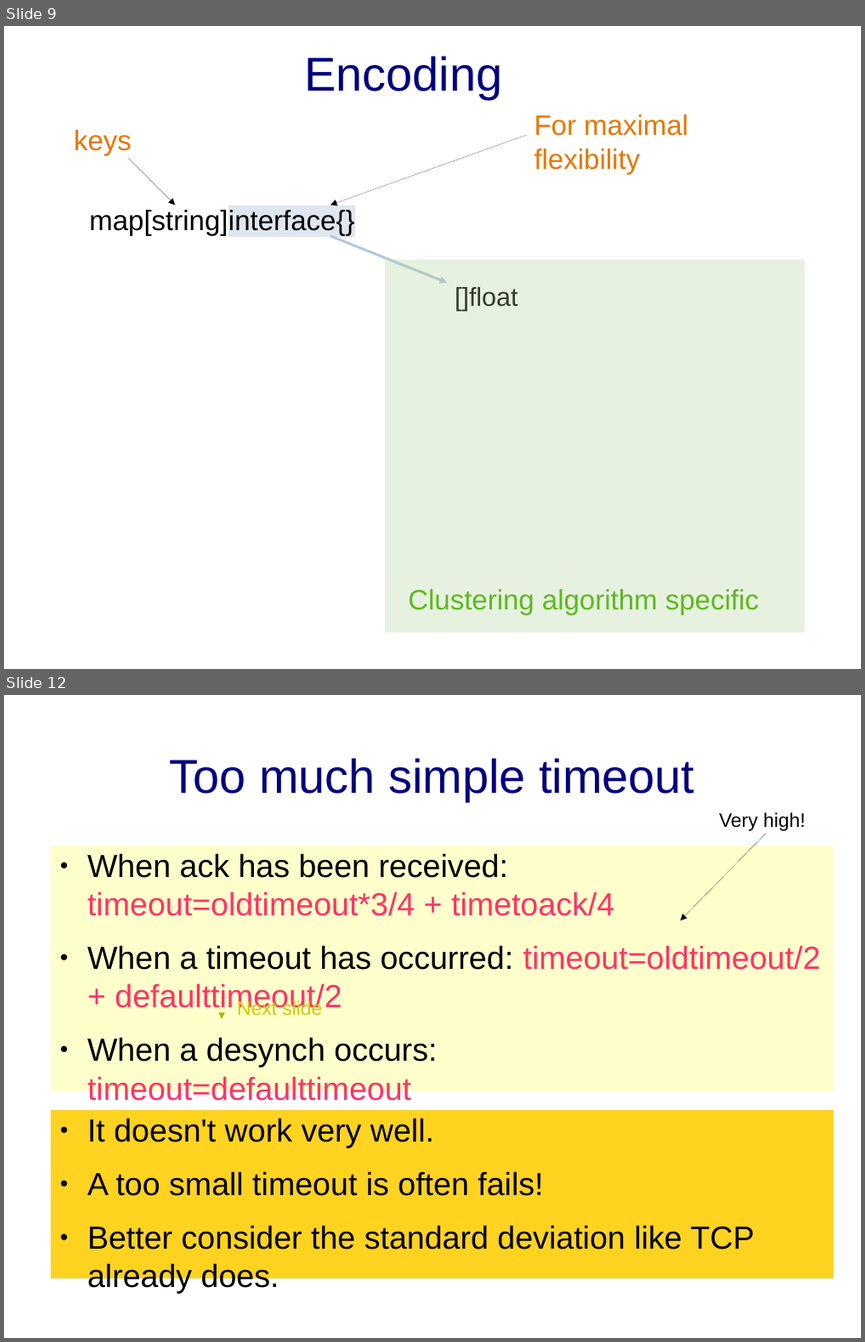
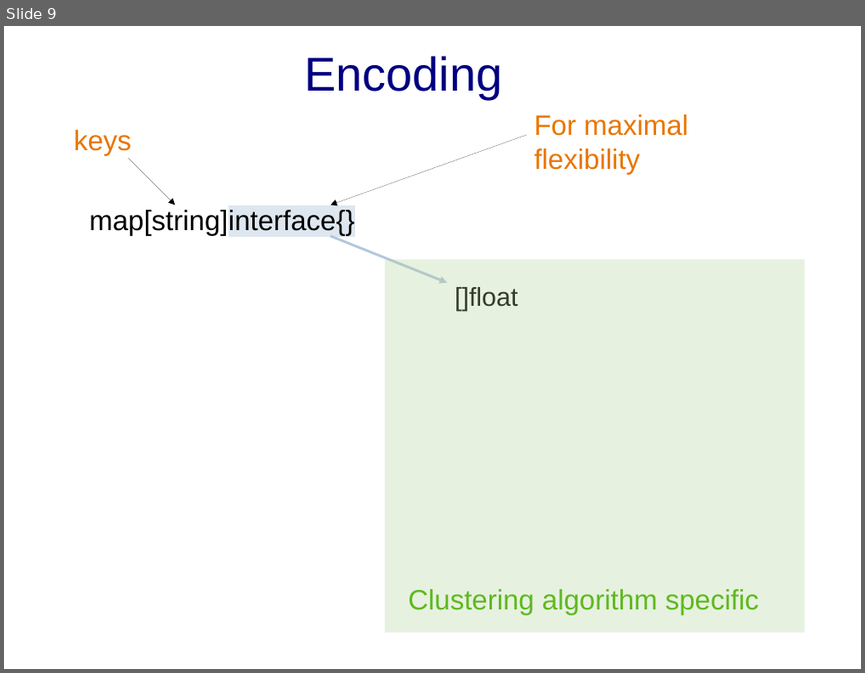
Before and after one commit to sgaragagghu/sdcc-documentazione, a slide deck: to_delete/presentazione.odp. Shown one above the other, each under a label of ours: slides 9 and 12 before the commit, slide 9 after it; the slides between them are not shown. The pictures are 865x1342 and 865x673 pixels, drawn with LibreOffice and Linux fonts; fonts in the diff are those of the drawing. Boxes give left, top, right and bottom in pixels: in the first picture for what was removed or moved away, otherwise in the second. Text is boxed around its words. In the diff, an @@ line names an element or a change of style, - is before the commit and + after.

```diff
--- a/to_delete/presentazione.odp
+++ b/to_delete/presentazione.odp
@@ slide 12 removed at (x1=4, y1=695, x2=861, y2=1338), background #FFFFFF @@
@@ title removed at (x1=170, y1=758, x2=694, y2=801) @@
-Too much simple timeout
@@ text removed at (x1=719, y1=812, x2=806, y2=831) @@
-Very high!
@@ text removed at (x1=51, y1=845, x2=834, y2=1091) @@
-● When ack has been received: timeout=oldtimeout*3/4 + timetoack/4
-● When a timeout has occurred: timeout=oldtimeout/2 + defaulttimeout/2
-● When a desynch occurs: timeout=defaulttimeout
@@ arrow removed from (766, 834) to (681, 920) @@
@@ arrow removed from (222, 996) to (222, 1019) @@
@@ text removed at (x1=237, y1=999, x2=322, y2=1015) @@
-Next slide
@@ text removed at (x1=51, y1=1110, x2=834, y2=1278) @@
-● It doesn't work very well.
-● A too small timeout is often fails!
-● Better consider the standard deviation like TCP already does.
```
Also in this commit, not shown: 3 slides added, 2 other slides removed.
